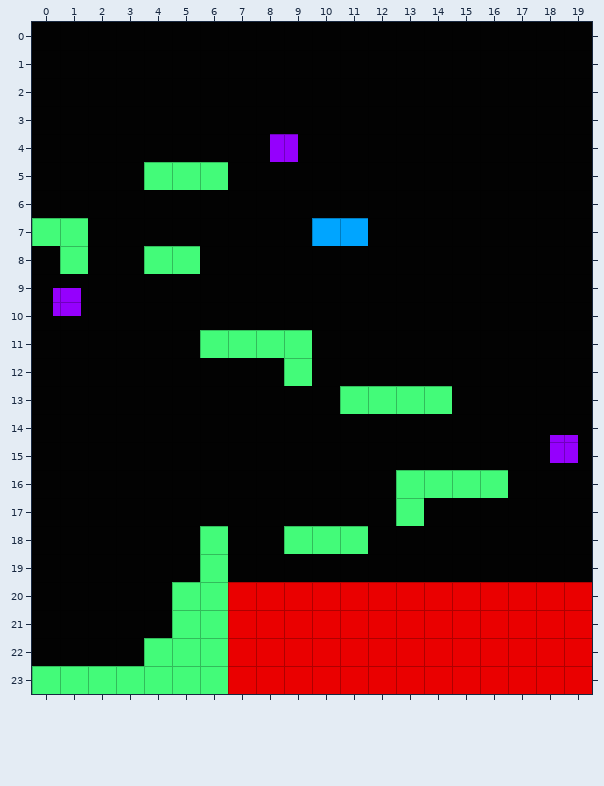
Two states of a Tiled map (JSON), src/assets/tilemaps/level1.json. Above, as it was before the edit.
Cells are 35x35 px. Shown: x 0..19, y 0..23.
New version:
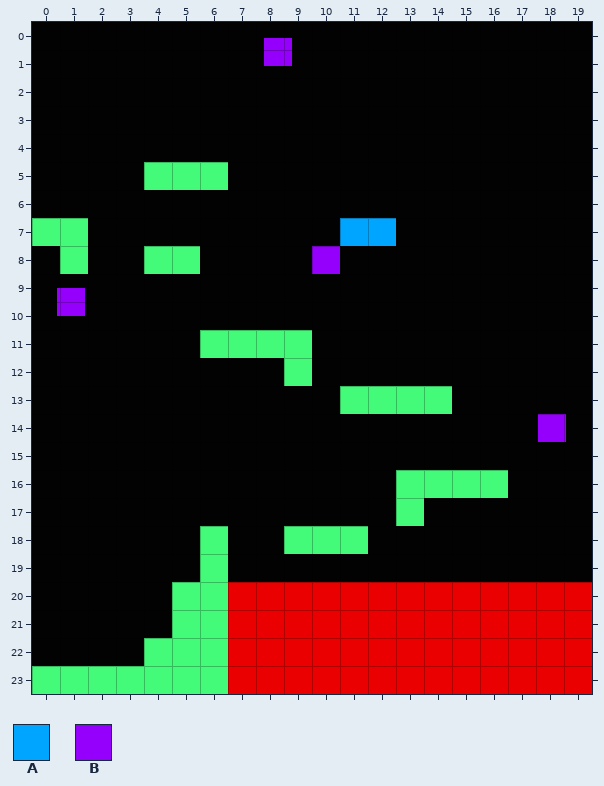
Key: from "colour_palette": A 4, B 5.
_ is an empty cell, . an unchanged one.
Objects are placed by their top-left corner, in cells (3,4 is the top-left corner of cell 3,4); size is 1x1 cell unless given.
The author wrote: Add another colliding block Generally make the stage a bit more challenging and requiring more skill
Diff:
--- layer "Platforms"
@@ x 10..12 @@
- 7 A._
+ 7 _.A
--- layer "Moving Boxes"
-B at 8.5,4
+B at 8.3,0.6
-B at 18.5,14.8
+B at 18.1,14
+B at 10,8
Where, in picture pixels (left, top, right, bottom), the same in both pictures:
new place: (264, 38, 292, 66)
old place: (270, 134, 298, 162)
changed: (312, 218, 340, 274)
added: (368, 218, 396, 246)
changed: (538, 414, 578, 463)
